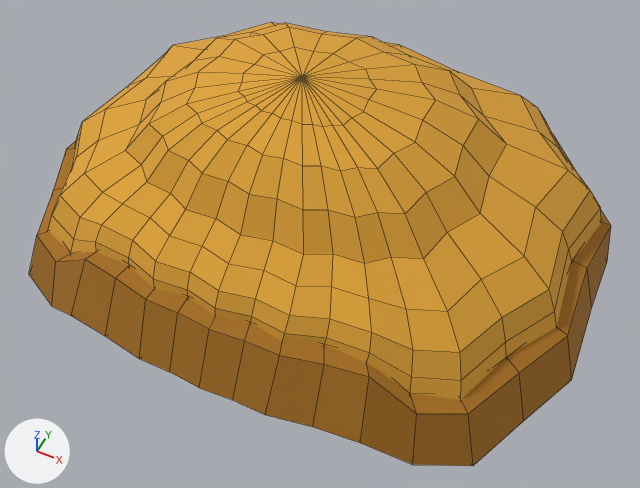
Before and after pictures for a commit that changed the FBX model unity/Assets/LetMeSleep/Content/Characters/Customization/Models/Human/human.headwear__gorro-lana.fbx.
The view is the same before and after, from a 50 mm lens placed at (0.198, -0.38, 2.091), pointed at (0.017, -0.018, 1.639). Every picture has the same lights, and +X, +Y and +Z are marked at lower left. The older version comes first. Mesh edges are drawn as thin lines.

Names of what the first picture shows: 'HumanPartHeadwear'.
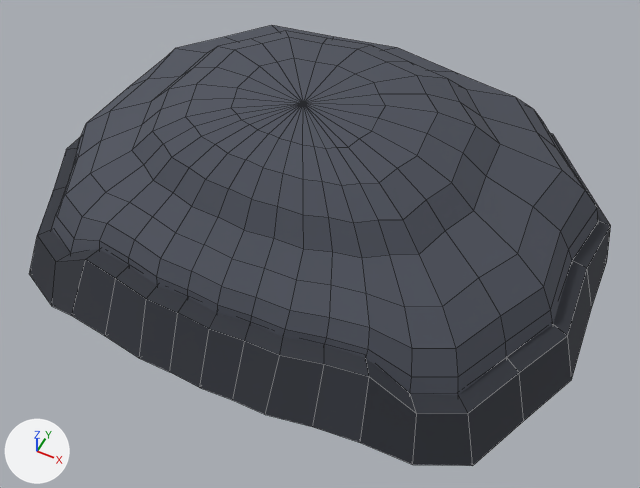
Location of each change, [x1, y1, x2, y2] in pixels of the pictures (640 x 488 px; the box of a moved part takes in the faces that stretch with it):
'HumanPartHeadwear', recoloured, reshaped (brown to dark grey): before [29, 22, 611, 466]; after [29, 25, 611, 466]
part 1 of me_humanpartheadwear_002, moved or reshaped: before [48, 22, 601, 400]; after [52, 25, 598, 395]

Patch to the scene script:
```diff
--- a/unity/Assets/LetMeSleep/Content/Characters/Customization/Models/Human/human.headwear__gorro-lana.fbx.py
+++ b/unity/Assets/LetMeSleep/Content/Characters/Customization/Models/Human/human.headwear__gorro-lana.fbx.py
@@ mat_human_beaniecuff @@
 mat_human_beaniecuff = principled_material('Human_BeanieCuff')
-mat_human_beaniecuff.base_color = (0.376, 0.159, 0.0116)  # brown #a56f1c
+mat_human_beaniecuff.base_color = (0.0343, 0.0382, 0.0497)  # dark grey #34373f
 mat_human_beaniecuff.roughness = 0.95
@@ mat_human_beanie @@
 mat_human_beanie = principled_material('Human_Beanie')
-mat_human_beanie.base_color = (0.723, 0.361, 0.0356)  # orange #dda235
+mat_human_beanie.base_color = (0.0762, 0.0844, 0.109)  # greyish blue #4e525d
 mat_human_beanie.roughness = 0.95
@@ me_humanpartheadwear_002 @@
 # used by ob_humanpartheadwear; location = (0.0, 0.0, 0.0)
-me_humanpartheadwear_002.from_pydata(...)  # 365 vertices, 365 faces; spans x -0.201..0.201, y -0.148..0.194, z 1.59..1.767
+me_humanpartheadwear_002.from_pydata(...)  # 365 vertices, 365 faces; spans x -0.201..0.201, y -0.148..0.193, z 1.59..1.747
+# me_humanpartheadwear_002 part 1: 197 of 365 vertices moved; they spanned x -0.184..0.184, y -0.123..0.184, z 1.63..1.767 and now span x -0.183..0.183, y -0.121..0.182, z 1.63..1.747; mean shift (0.0, 0.0, -0.004); largest move (0.0, -0.007, 1.767) -> (0.0, -0.007, 1.747)
 me_humanpartheadwear_002.materials.append(mat_human_beaniecuff)
```
